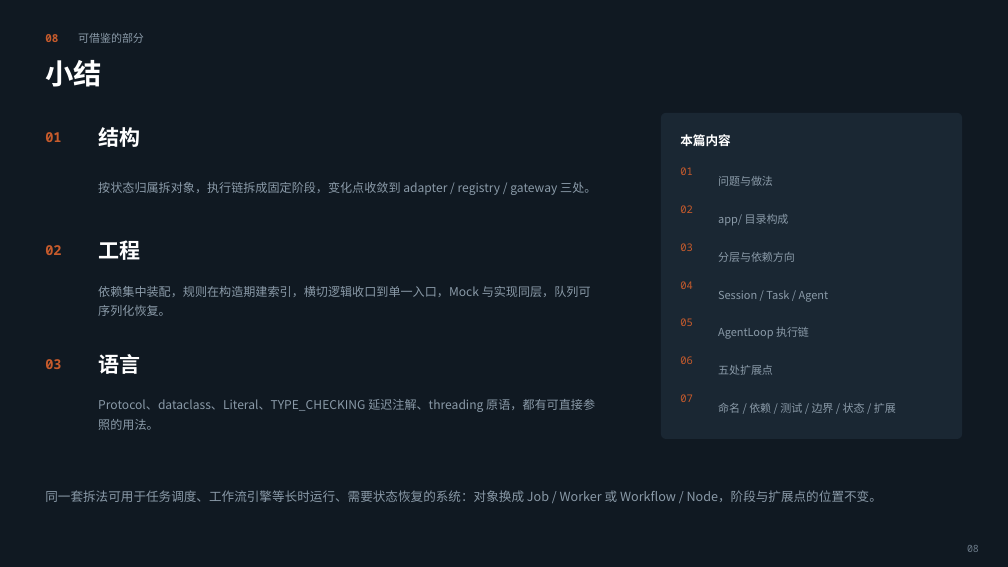
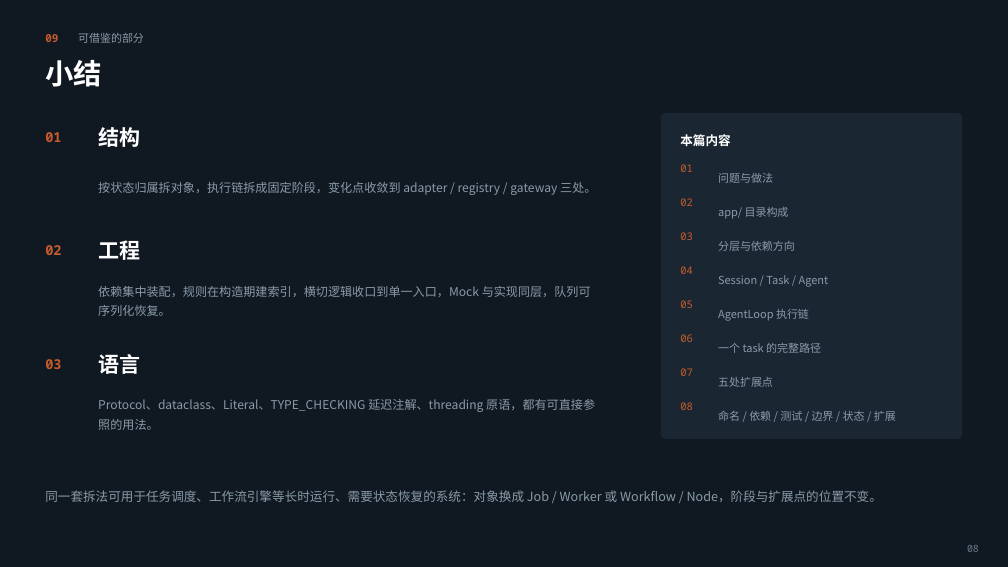
Before and after one commit to XingLiyin/miniAgentsDemo, a slide deck: slide 10 of IPMaster-Cowork_代码英雄.pptx (slide 9 before the commit). Drawn at 1008x567 pixels with LibreOffice and Linux fonts; fonts in the diff are those of the drawing. Boxes give left, top, right and bottom in pixels: in the first picture for what was removed or moved away, otherwise in the second. Text is boxed around its words. In the diff, an @@ line names an element or a change of style, - is before the commit and + after.

```diff
--- a/IPMaster-Cowork_代码英雄.pptx
+++ b/IPMaster-Cowork_代码英雄.pptx
@@ text "02": place and size @@
-text "02" at (680,205,693,213)
+text "02" at (680,198,693,206)
@@ text "app/ 目录构成": place and size @@
-text "app/ 目录构成" at (718,214,789,226)
+text "app/ 目录构成" at (718,207,789,219)
@@ text "03": place and size @@
-text "03" at (680,243,693,251)
+text "03" at (680,232,693,240)
@@ text "分层与依赖方向": place and size @@
-text "分层与依赖方向" at (718,252,795,262)
+text "分层与依赖方向" at (718,241,795,251)
@@ text "04": place and size @@
-text "04" at (680,281,693,289)
+text "04" at (680,266,693,274)
@@ text "Session / Task / Agent": place and size @@
-text "Session / Task / Agent" at (718,290,829,302)
+text "Session / Task / Agent" at (718,275,829,287)
@@ 3 texts: place and size @@
-3 texts at (680,318,809,364)
+3 texts at (680,300,809,342)
@@ text added at (718,343,821,353), 10.5 pt, text #8A9AA8 @@
+一个 task 的完整路径
@@ text "07": place and size @@
-text "07" at (680,394,693,402)
+text "07" at (680,368,693,376)
@@ text "五处扩展点": place and size @@
-text "五处扩展点" at (718,365,773,375)
+text "五处扩展点" at (718,377,773,387)
@@ text added at (680,402,693,410), 10 pt, text #C75B2C @@
+08
@@ text "命名 / 依赖 / 测试 ...": place and size @@
-text "命名 / 依赖 / 测试 ..." at (718,403,896,413)
+text "命名 / 依赖 / 测试 ..." at (718,411,896,421)
```
Also in this commit, not shown: 2 other slides changed, 6 slides added, 13 other files.
